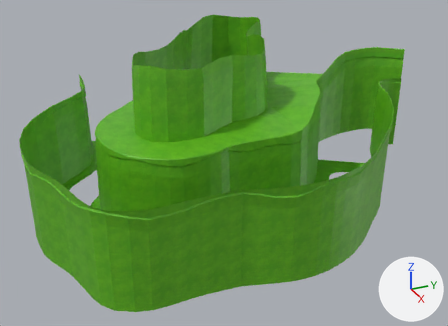
An edit to the Blender file Blender Models/Prologue/PROA.blend, drawn before and after from the same camera.
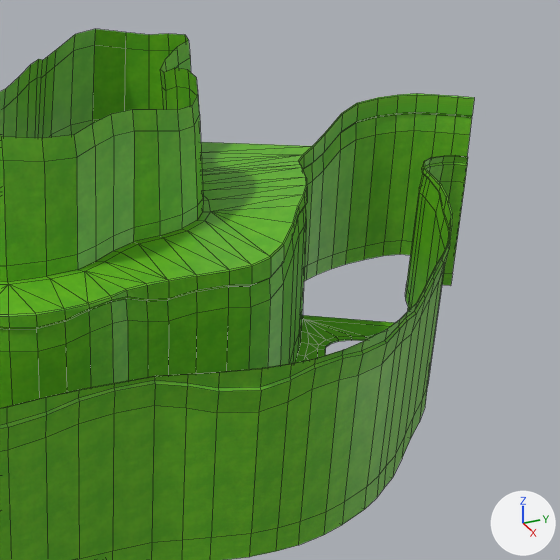
Each version appears first whole from a 50 mm camera at (60.3, -40.1, 42.5) aimed at (-15.1, -6.2, 4.8), and next in a close-up on the part from 37% to 100% of the width and 0% to 87% of the height. Every picture has the same lights, and +X, +Y and +Z are marked at lower right. The close-ups show mesh edges as thin lines. The same objects are shown in both versions, whatever each file hides.

The scene before the commit, as lines of its bpy script (objects in view):
```python
me_plane_011 = bpy.data.meshes.new('Plane.011')
me_plane_011.from_pydata(...)  # 1235 vertices, 1222 faces; spans x -45.4..6.8, y -20.6..40.9, z -0.8..21.6
me_plane_011.materials.append(mat_lawna_png)  # picture img_lawna_png
ob_plane_009 = bpy.data.objects.new('Plane.009', me_plane_011)
ob_plane_009.location = (2.5, -13.59, 0.72)
```
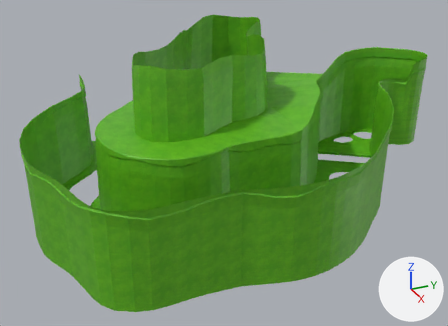
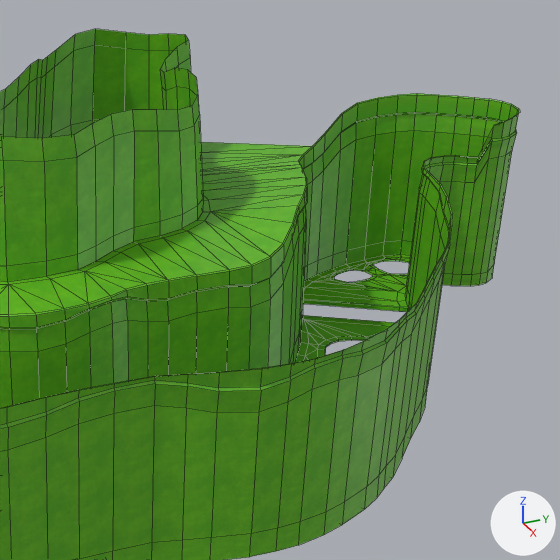
Edits to the bpy script that builds the scene:
```text
Change me_plane_011:
    used by ob_plane_009; location = (2.5, -13.59, 0.72)
    remove me_plane_011.from_pydata(...)  # 1235 vertices, 1222 faces; spans x -45.4..6.8, y -20.6..40.9, z -0.8..21.6
    add me_plane_011.from_pydata(...)  # 1397 vertices, 1404 faces; spans x -45.4..6.8, y -20.6..42.2, z -0.8..21.6
    me_plane_011 part 1
    157 vertices are added at x -23.4..-13.6, y 24.1..42.2, z 2.2..16.7
    5 new vertices lie (0.4, 0.6, 0.0) away from vertices in x -16.0..-15.6, y 36.6..36.7, z 2.6..13.7
    182 new faces join them
```

Where the change shows, as pixel boxes (x1, y1, x2, y2) in the close-ups (560 x 560 px):
'Plane.009', reshaped
    before: (0, 29, 474, 560)
    after: (0, 29, 520, 560)
part 1 of me_plane_011, added (green)
    after: (303, 97, 520, 312)
